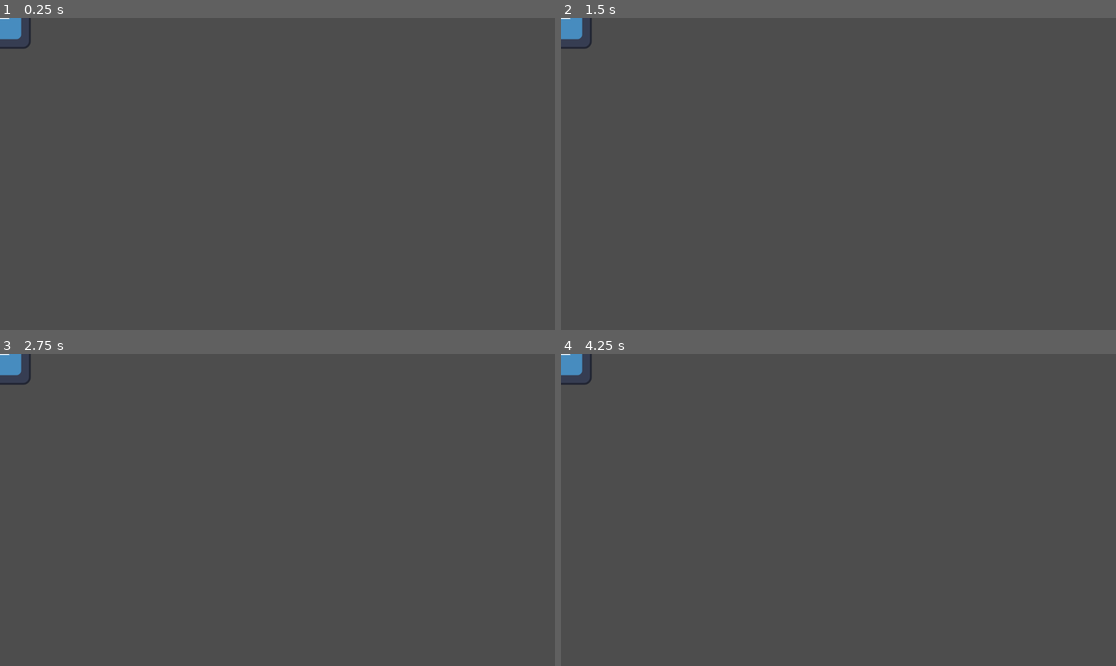
Above: before the commit, frames 1-4 (two rows, left to right).
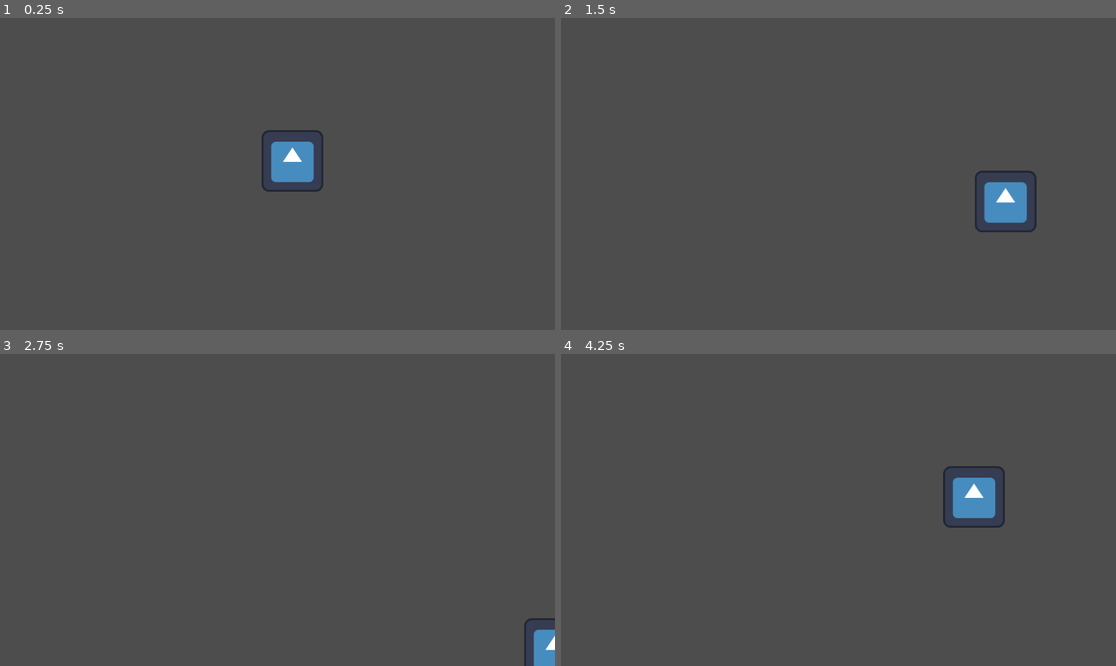
Above: after the commit, the same moments.

Repository: EsderJ10/proyecto-lqs
Game: Godot game, scene res://Scenes/player.tscn
The game is run twice, just before and just after one commit, with the same random seed, the same clock (stepped at 60 frames per second) and the same inputs. The engine's default icon, where the game draws it, is replaced by a stand-in: a white triangle on a blue panel in a dark square.
Inputs:
- Up to frame 1 (0.25 s): no input
- Up to frame 2 (1.5 s): tap Enter at 0.5 s; hold Right (ui_right) 0.53-1.28 s; hold Down (ui_down) from 1.28 s (still down)
- Up to frame 3 (2.75 s): release Down (ui_down) at 2.03 s; hold Right (ui_right) from 2.03 s (still down)
- Up to frame 4 (4.25 s): release Right (ui_right) at 2.78 s; hold Up (ui_up) 2.78-3.53 s; hold Left (ui_left) from 3.53 s (still down)

The runs differ from the first frame. In frame 1, 1.6% of the frame differs, in the area x 0-59%, y 0-56%; in frame 2, 1.6%; in frame 3, 0.9%; in frame 4, 1.7%, in the area x 0-80%, y 0-56%.

Commit message:
First working player movement

Diff:
--- a/Scenes/player.tscn
+++ b/Scenes/player.tscn
@@ -7,7 +7,9 @@
 size = Vector2(117, 114)
 
 [node name="Player" type="Area2D"]
+position = Vector2(607, 297)
 script = ExtResource("1_avkim")
+metadata/_edit_group_ = true
 
 [node name="Sprite2D" type="Sprite2D" parent="."]
 texture = ExtResource("2_46f37")
--- a/Scripts/Character/player.gd
+++ b/Scripts/Character/player.gd
@@ -1,25 +1,25 @@
 extends Area2D
 
-@export var speed = 300
+@export var speed = 421
 var screen_size
 
 func _ready() -> void:
 	screen_size = get_viewport_rect().size
 
-func _process(delta: float) -> void:
-	var position = Vector2.ZERO # Vector de movimiento del personaje (x,y)
+func _process(delta):
+	var velocity = Vector2.ZERO # Vector de movimiento del personaje (x,y)
 
-	if Input.is_action_just_pressed("ui_right"):
-		position.x += 1
-	elif Input.is_action_just_pressed("ui_left"):
-		position.x -= 1
-	elif Input.is_action_just_pressed("ui_up"):
-		position.y -= 1
-	elif Input.is_action_just_pressed("ui_down"):
-		position.y += 1
+	if Input.is_action_pressed("move_right"):
+		velocity.x += 1
+	if Input.is_action_pressed("move_left"):
+		velocity.x -= 1
+	if Input.is_action_pressed("move_up"):
+		velocity.y -= 1
+	if Input.is_action_pressed("move_down"):
+		velocity.y += 1
 
-	if position.length() > 0:
-		position = position.normalized() * speed  # Normalizamos para evitar que vaya a mayor velocidad en diagonal
+	if velocity.length() > 0:
+		velocity = velocity.normalized() * speed  # Normalizamos para evitar que vaya a mayor velocidad en diagonal
 
-	position += position * delta
-	position = position.clamp(Vector2.ZERO, screen_size) # Evitamos que el personaje salga de pantalla
+	position += velocity * delta
+	position = position.clamp(Vector2.ZERO, screen_size)
--- a/project.godot
+++ b/project.godot
@@ -18,3 +18,26 @@
 [display]
 
 display_server/driver.linuxbsd="wayland"
+
+[input]
+
+move_right={
+"deadzone": 0.5,
+"events": [Object(InputEventKey,"resource_local_to_scene":false,"resource_name":"","device":-1,"window_id":0,"alt_pressed":false,"shift_pressed":false,"ctrl_pressed":false,"meta_pressed":false,"pressed":false,"keycode":0,"physical_keycode":4194321,"key_label":0,"unicode":0,"location":0,"echo":false,"script":null)
+]
+}
+move_left={
+"deadzone": 0.5,
+"events": [Object(InputEventKey,"resource_local_to_scene":false,"resource_name":"","device":-1,"window_id":0,"alt_pressed":false,"shift_pressed":false,"ctrl_pressed":false,"meta_pressed":false,"pressed":false,"keycode":0,"physical_keycode":4194319,"key_label":0,"unicode":0,"location":0,"echo":false,"script":null)
+]
+}
+move_up={
+"deadzone": 0.5,
+"events": [Object(InputEventKey,"resource_local_to_scene":false,"resource_name":"","device":-1,"window_id":0,"alt_pressed":false,"shift_pressed":false,"ctrl_pressed":false,"meta_pressed":false,"pressed":false,"keycode":0,"physical_keycode":4194320,"key_label":0,"unicode":0,"location":0,"echo":false,"script":null)
+]
+}
+move_down={
+"deadzone": 0.5,
+"events": [Object(InputEventKey,"resource_local_to_scene":false,"resource_name":"","device":-1,"window_id":0,"alt_pressed":false,"shift_pressed":false,"ctrl_pressed":false,"meta_pressed":false,"pressed":false,"keycode":0,"physical_keycode":4194322,"key_label":0,"unicode":0,"location":0,"echo":false,"script":null)
+]
+}
